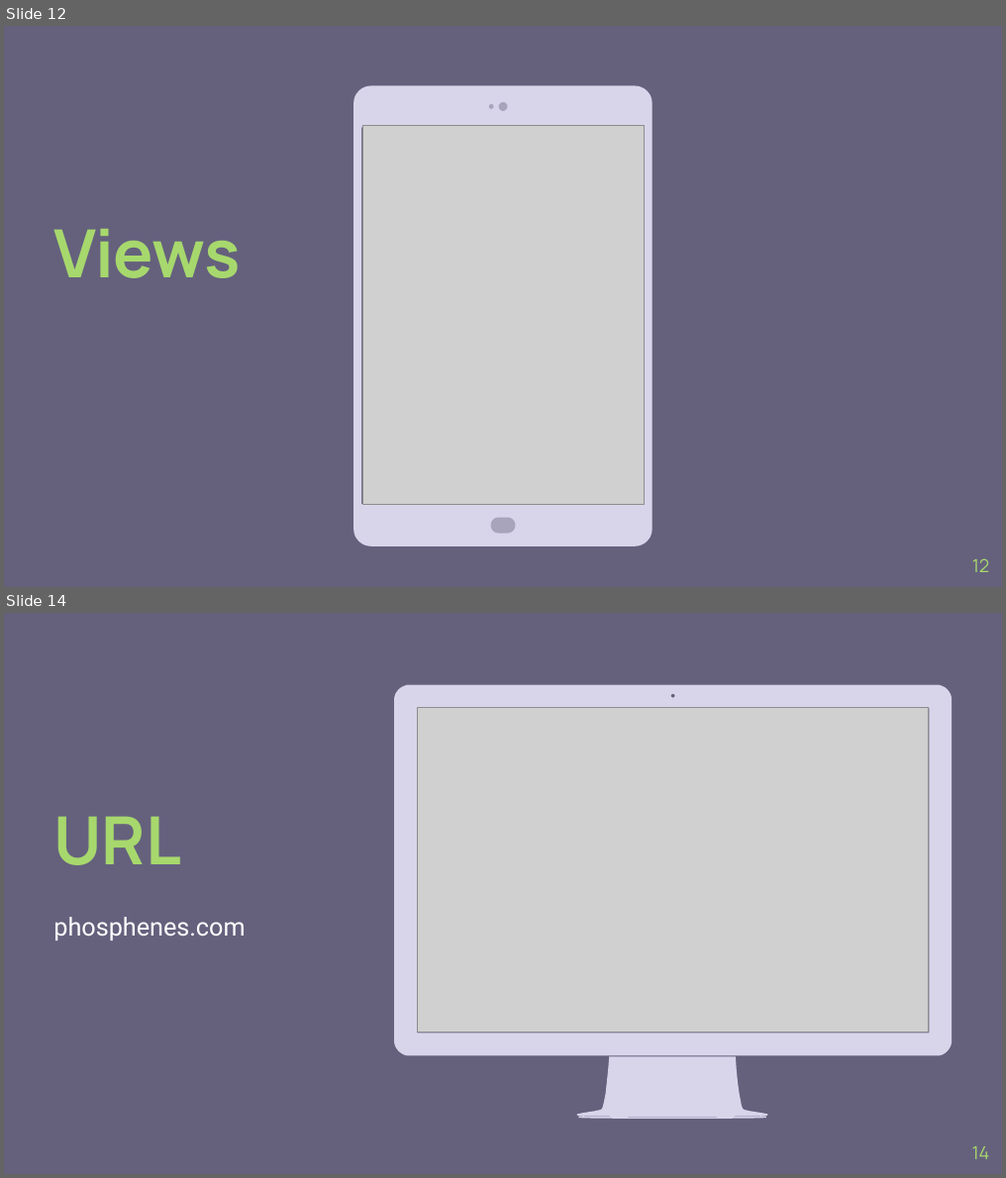
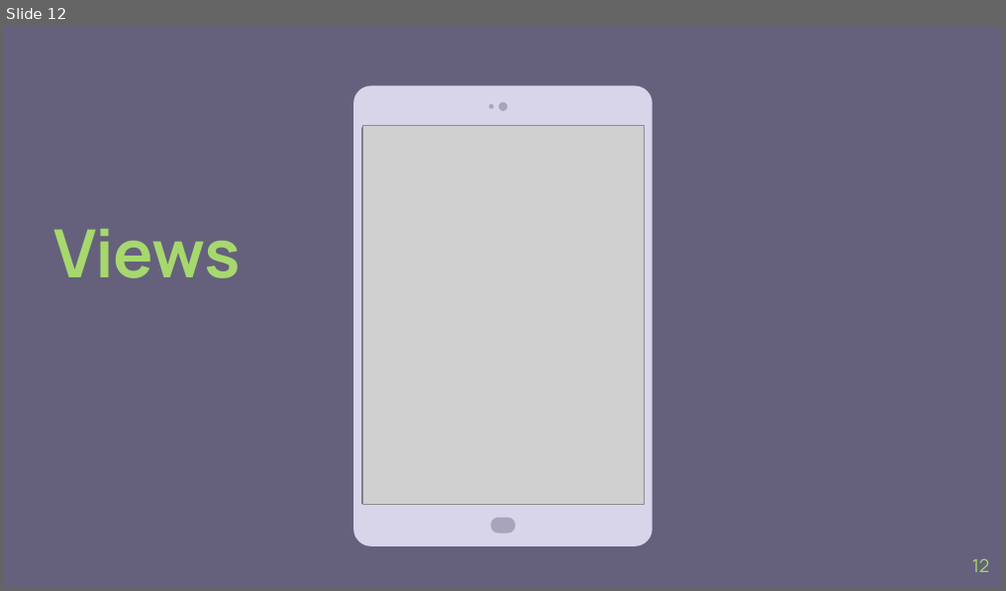
Before and after one commit to diarfathur/web_project, a slide deck: Pair Project Presentation.pptx. Shown one above the other, each under a label of ours: slides 12 and 14 before the commit, slide 12 after it; the slides between them are not shown. The pictures are 1006x1178 and 1006x591 pixels, drawn with LibreOffice and Linux fonts; fonts in the diff are those of the drawing; grey boxes stand for pictures; background and template pictures are left out. Boxes give left, top, right and bottom in pixels: in the first picture for what was removed or moved away, otherwise in the second. Text is boxed around its words. In the diff, an @@ line names an element or a change of style, - is before the commit and + after.

```diff
--- a/Pair Project Presentation.pptx
+++ b/Pair Project Presentation.pptx
@@ slide 14 removed at (4, 613, 1002, 1174), background #65617D @@
@@ freeform shape removed at (394, 685, 952, 1119) @@
@@ picture removed at (417, 708, 928, 1032) @@
@@ text removed at (54, 816, 181, 865) @@
-URL
@@ text removed at (54, 917, 245, 941) @@
-phosphenes.com
@@ page number removed at (972, 1147, 990, 1159) @@
-14
```
Also in this commit, not shown: 4 slides changed, 1 slide added.
